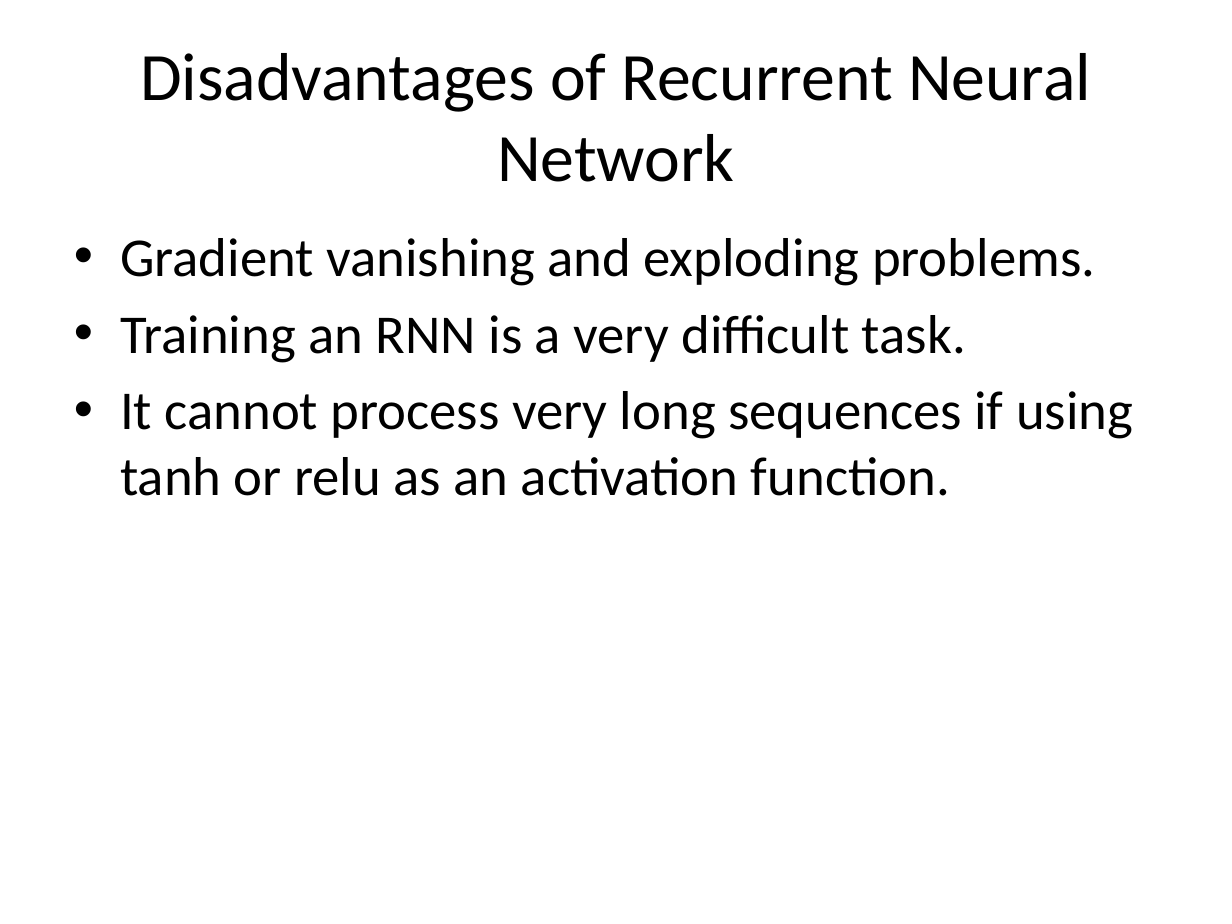
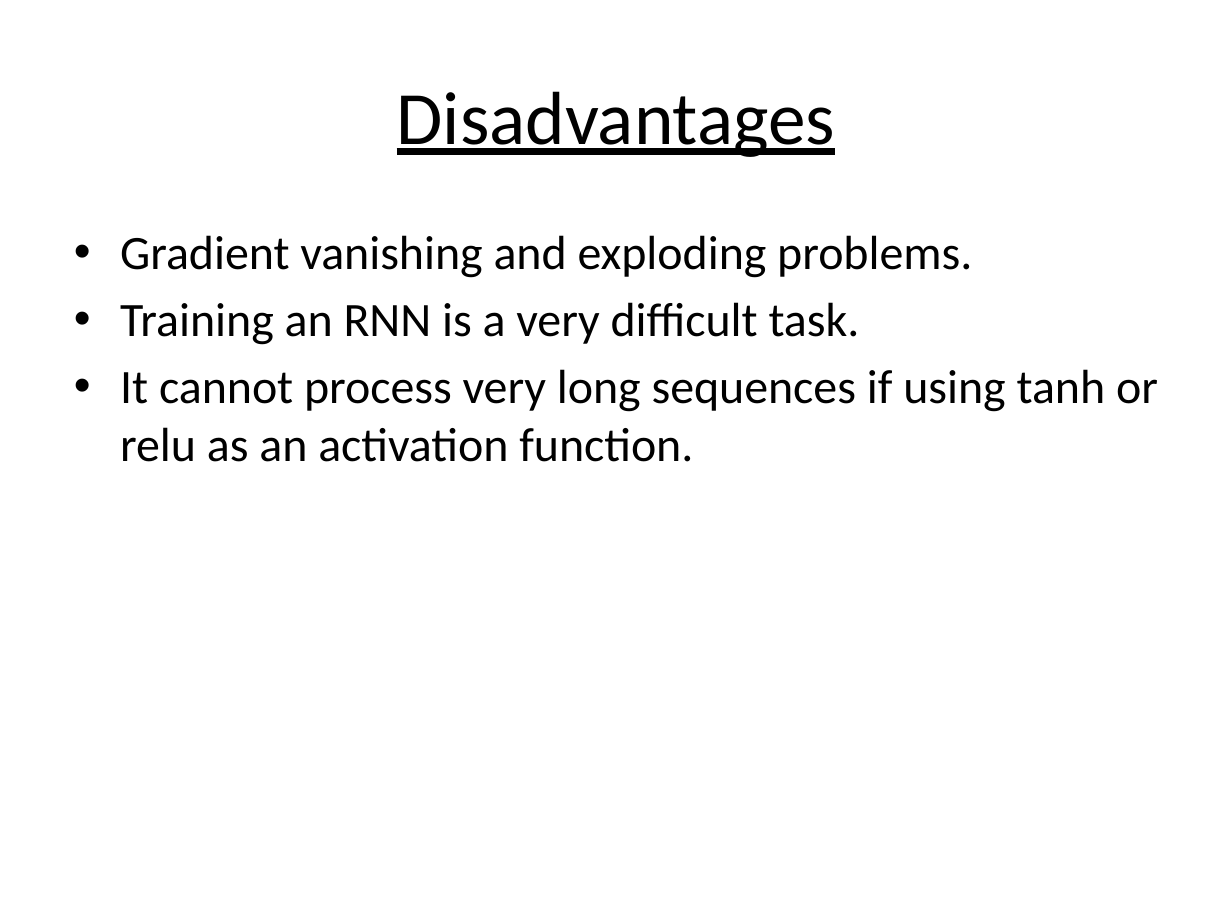
Before and after one commit to abhilashsaj/Simple-Recurrent-Neural-Network-with-Keras, a slide deck: slide 13 of Recurrent Neural Networks.pptx (slide 11 before the commit). Drawn at 1232x924 pixels with LibreOffice and Linux fonts; fonts in the diff are those of the drawing. Boxes give left, top, right and bottom in pixels: in the first picture for what was removed or moved away, otherwise in the second. Text is boxed around its words. In the diff, an @@ line names an element or a change of style, - is before the commit and + after.

```diff
--- a/Recurrent Neural Networks.pptx
+++ b/Recurrent Neural Networks.pptx
@@ title at bbox=[397, 91, 835, 157]: text changed; size 39.6 to 44 pt @@
-Disadvantages of Recurrent Neural Network
+Disadvantages
@@ text "Gradient vanishing and exploding problems." at bbox=[120, 235, 1158, 462]: size 32 to 28 pt @@
```
Also in this commit, not shown: 7 other slides changed, 13 slides added, 1 other file.
